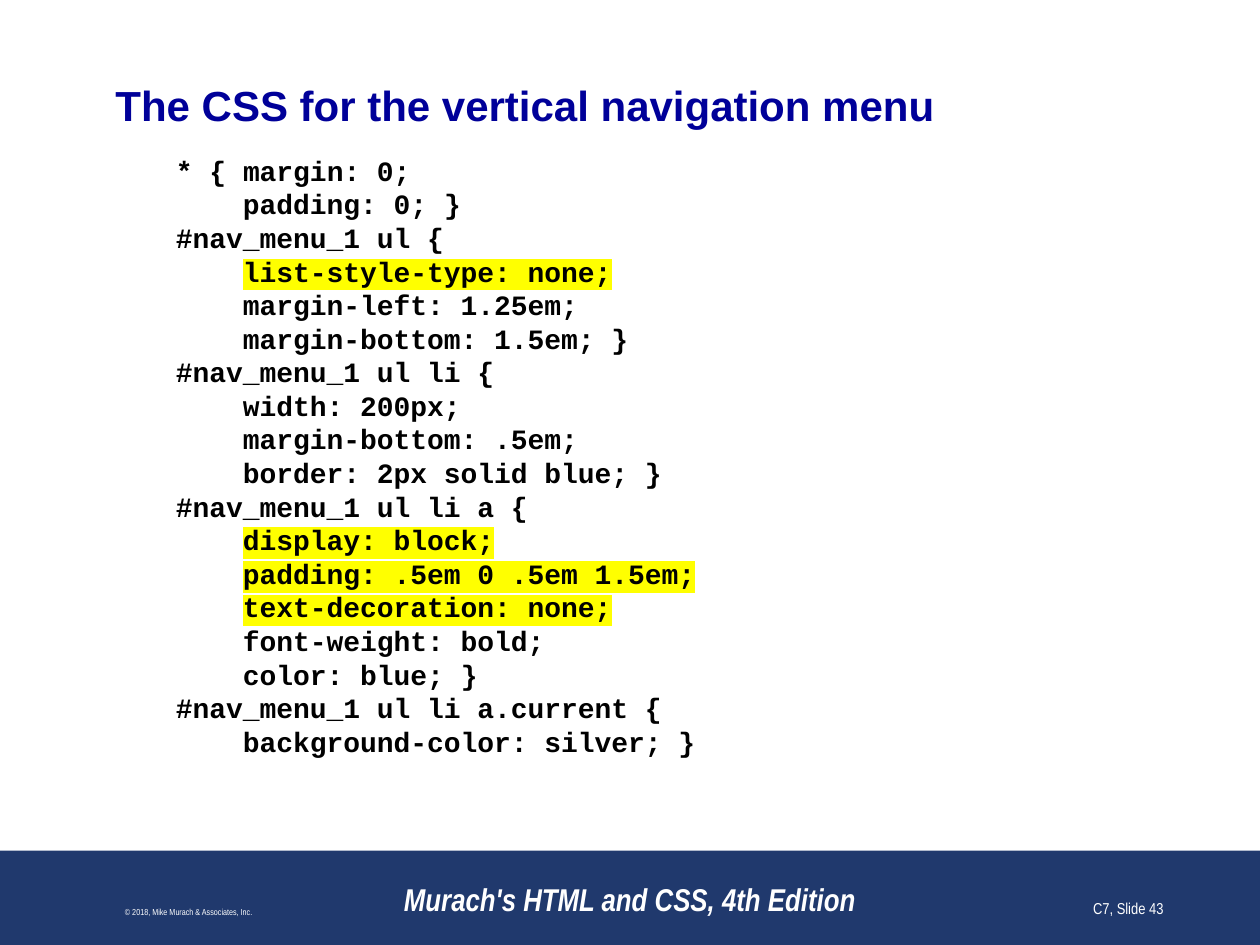
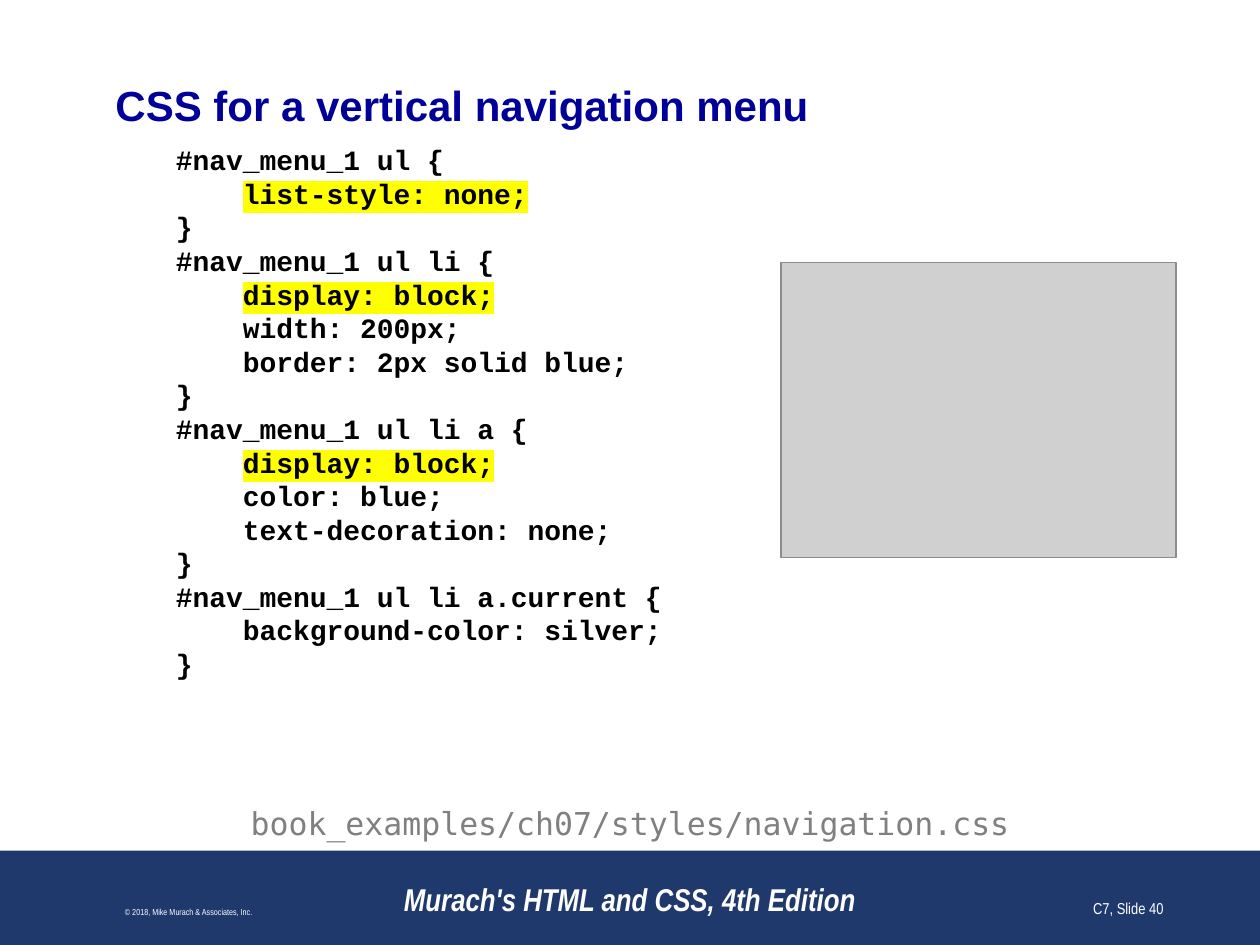
Before and after one commit to paulsmithkc/awd1000_base_lab_and_homework, a slide deck: slide 40 of murach_html_4e/slides/Chapter 7 slides (Revised).pptx (slide 43 before the commit). Drawn at 1260x945 pixels with LibreOffice and Linux fonts; fonts in the diff are those of the drawing; grey boxes stand for pictures; background and template pictures are left out. Boxes give left, top, right and bottom in pixels: in the first picture for what was removed or moved away, otherwise in the second. Text is boxed around its words. In the diff, an @@ line names an element or a change of style, - is before the commit and + after.

```diff
--- a/murach_html_4e/slides/Chapter 7 slides (Revised).pptx
+++ b/murach_html_4e/slides/Chapter 7 slides (Revised).pptx
@@ title at bbox=[115, 90, 808, 130]: text changed @@
-The CSS for the vertical navigation menu
+CSS for a vertical navigation menu
@@ text "#nav_menu_1 ul {": place and size @@
-text "#nav_menu_1 ul {" at bbox=[176, 161, 696, 758]
+text "#nav_menu_1 ul {" at bbox=[176, 151, 661, 646]
@@ text at bbox=[176, 151, 628, 610]: highlight #FFFFFF to none in "#nav_menu_1 ul {", "#nav_menu_1 ul li {", "width: 200px;", "#nav_menu_1 ul li a {" and 1 more places; highlight #FFFF00 to none in "text-decoration: none;" @@
@@ text at bbox=[243, 161, 428, 220]: paragraphs removed @@
-* { margin: 0;
-padding: 0; }
@@ text at bbox=[243, 184, 528, 210]: text changed @@
-list-style-type: none;
-margin-left: 1.25em;
-margin-bottom: 1.5em; }
+list-style: none;
+}
@@ picture added at bbox=[781, 262, 1177, 557] @@
@@ text at bbox=[243, 285, 495, 313]: paragraph added @@
+display: block;
@@ text at bbox=[243, 352, 628, 378]: text changed @@
-margin-bottom: .5em;
-border: 2px solid blue; }
+border: 2px solid blue;
+}
@@ text at bbox=[243, 486, 444, 511]: text changed @@
-padding: .5em 0 .5em 1.5em;
+color: blue;
@@ text at bbox=[243, 621, 661, 646]: text changed @@
-background-color: silver; }
+background-color: silver;
+}
@@ text at bbox=[243, 631, 545, 690]: text changed @@
-font-weight: bold;
-color: blue; }
+}
@@ text added at bbox=[251, 811, 1010, 842], 18 pt, text #808080 @@
+book_examples/ch07/styles/navigation.css
@@ page number at bbox=[1093, 902, 1163, 916]: text changed @@
-C7, Slide 43
+C7, Slide 40
```
Also in this commit, not shown: 37 other slides changed, 6 slides removed.
